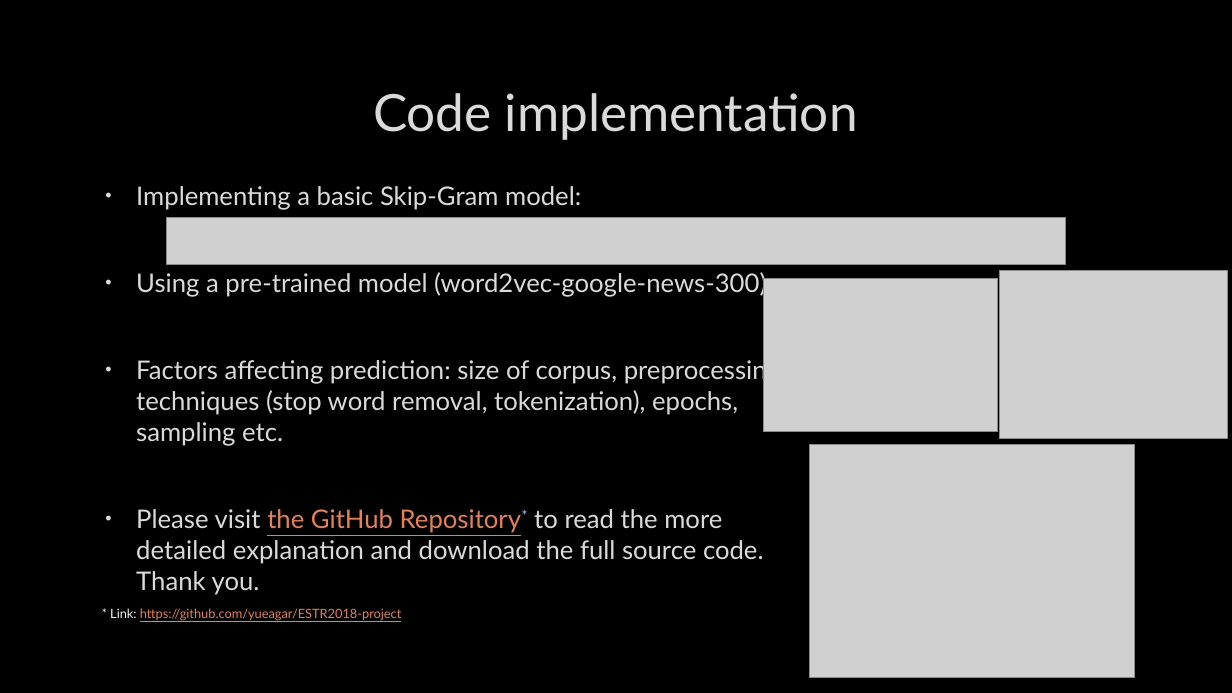
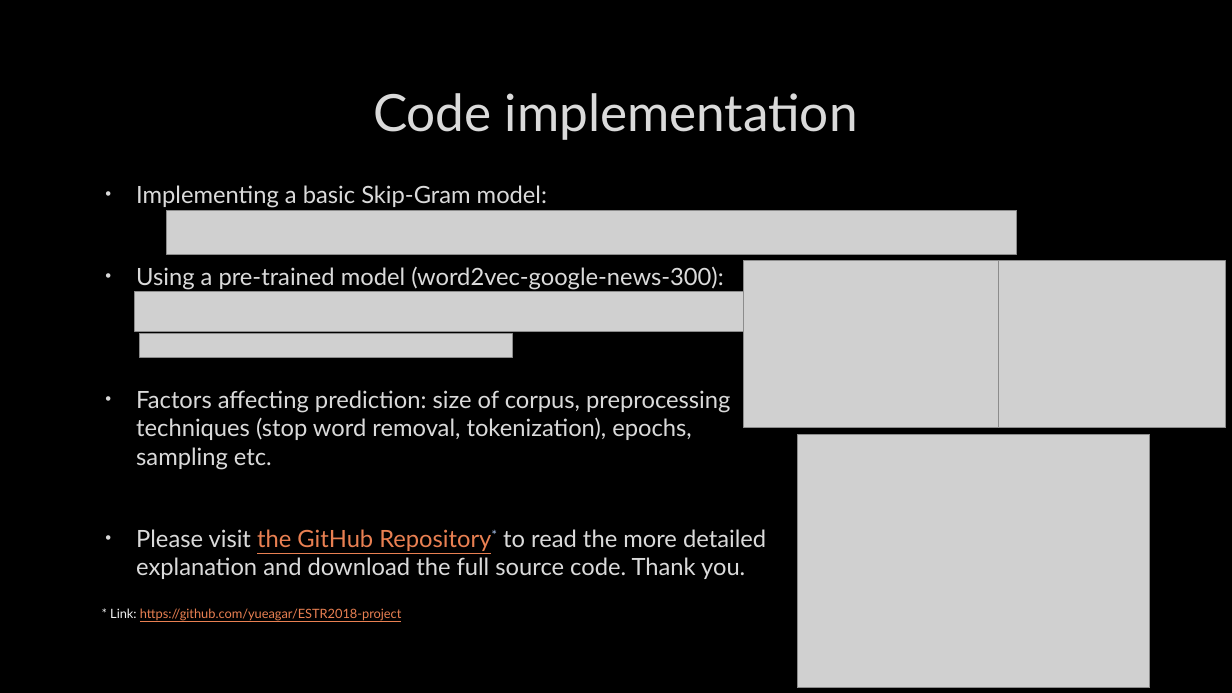
Before and after one commit to yueagar/ESTR2018-project, a slide deck: slide 4 of Presentation.pptx. Drawn at 1232x693 pixels with LibreOffice and Linux fonts; fonts in the diff are those of the drawing; grey boxes stand for pictures; background and template pictures are left out. Boxes give left, top, right and bottom in pixels: in the first picture for what was removed or moved away, otherwise in the second. Text is boxed around its words. In the diff, an @@ line names an element or a change of style, - is before the commit and + after.

Commit message:
Updated presentation stuff

```diff
--- a/Presentation.pptx
+++ b/Presentation.pptx
@@ text "Implementing a basic Skip-Gram model:" at (136, 185, 766, 579): size 20 to 18.5 pt @@
@@ picture: place and size @@
-picture at (166, 218, 1066, 265)
+picture at (166, 211, 1017, 255)
@@ picture: place and size @@
-picture at (763, 278, 998, 432)
+picture at (744, 261, 999, 428)
@@ picture: place and size @@
-picture at (999, 271, 1227, 438)
+picture at (997, 261, 1226, 428)
@@ picture added at (135, 291, 744, 331) @@
@@ picture added at (140, 334, 512, 358) @@
@@ picture: place and size @@
-picture at (811, 445, 1135, 677)
+picture at (798, 434, 1151, 688)
```
Also in this commit, not shown: 3 other files.
